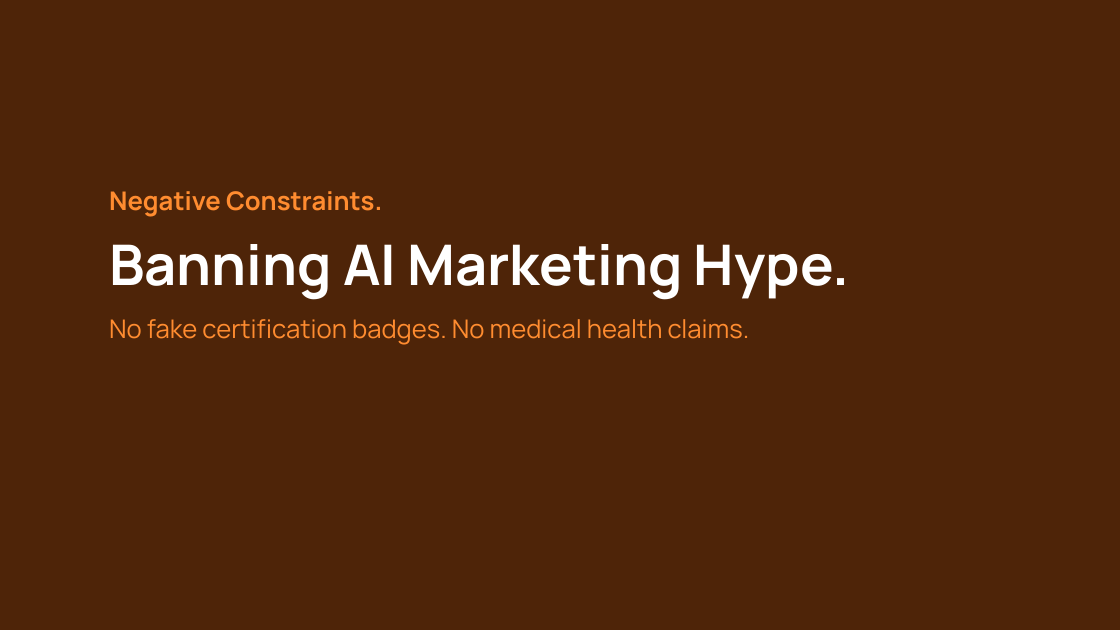
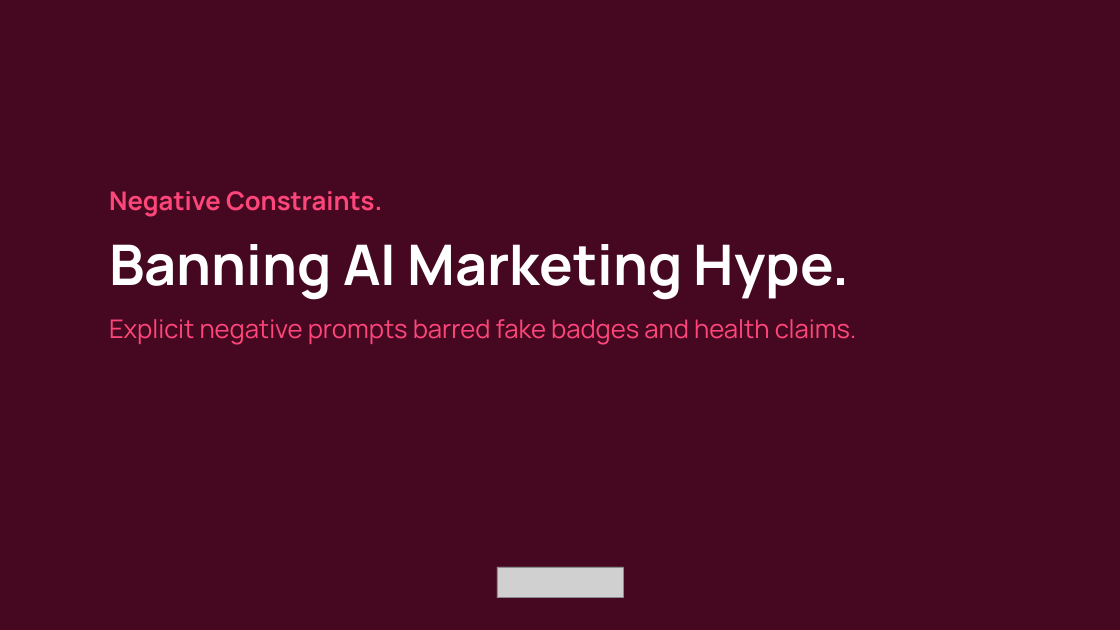
Before and after one commit to JacobCrume/stamp-spreads, a slide deck: slide 17 of presentation/Stamp-pitch.pptx (slide 11 before the commit). Drawn at 1120x630 pixels with LibreOffice and Linux fonts; fonts in the diff are those of the drawing; grey boxes stand for pictures. Boxes give left, top, right and bottom in pixels: in the first picture for what was removed or moved away, otherwise in the second. Text is boxed around its words. In the diff, an @@ line names an element or a change of style, - is before the commit and + after.

Commit message:
feat(presentation): redesign 23-slide rapid-fire pitch deck with distinct palettes, bottom wordmark, and embedded figures

```diff
--- a/presentation/Stamp-pitch.pptx
+++ b/presentation/Stamp-pitch.pptx
@@ rectangle at [0, 0, 1120, 630]: fill #4E2408 to #460820 @@
@@ text at [109, 191, 382, 217]: text colour #FF8C30 to #FF467A in "Negative Constraints." @@
@@ text at [109, 319, 857, 345]: text changed; text colour #FF8C30 to #FF467A @@
-No fake certification badges. No medical health claims.
+Explicit negative prompts barred fake badges and health claims.
@@ picture added at [497, 567, 623, 598] @@
```
Also in this commit, not shown: 15 other slides changed, 7 slides added, 1 slide removed, 2 other files.
